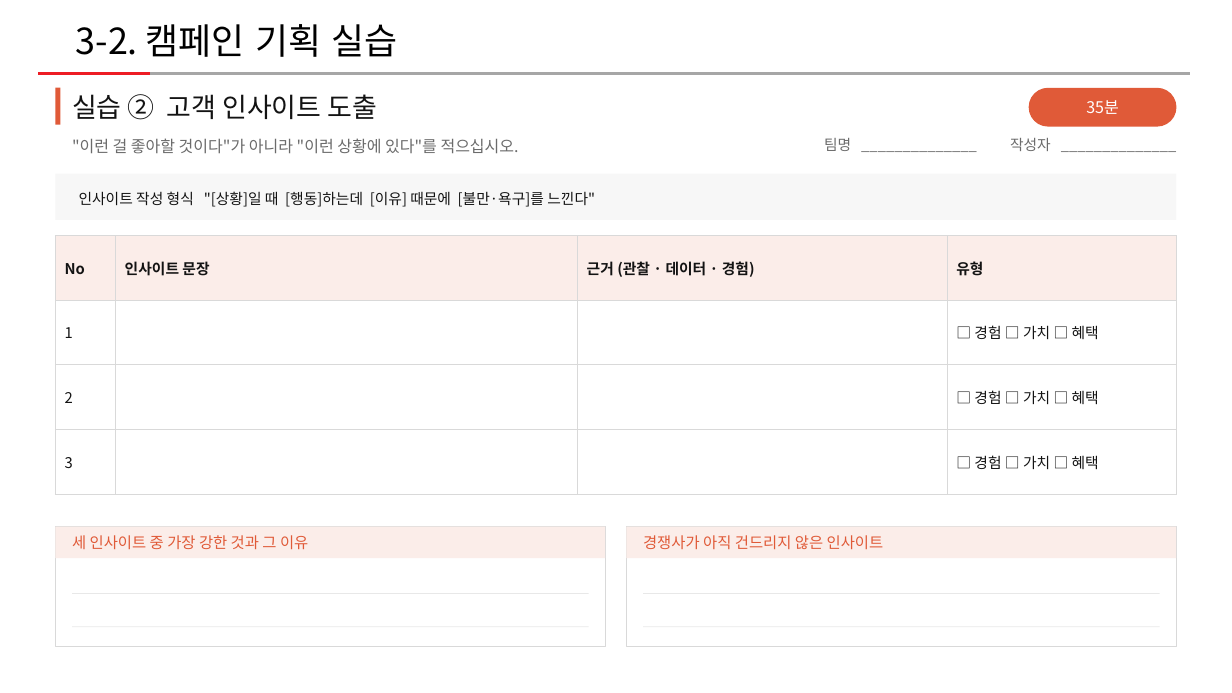
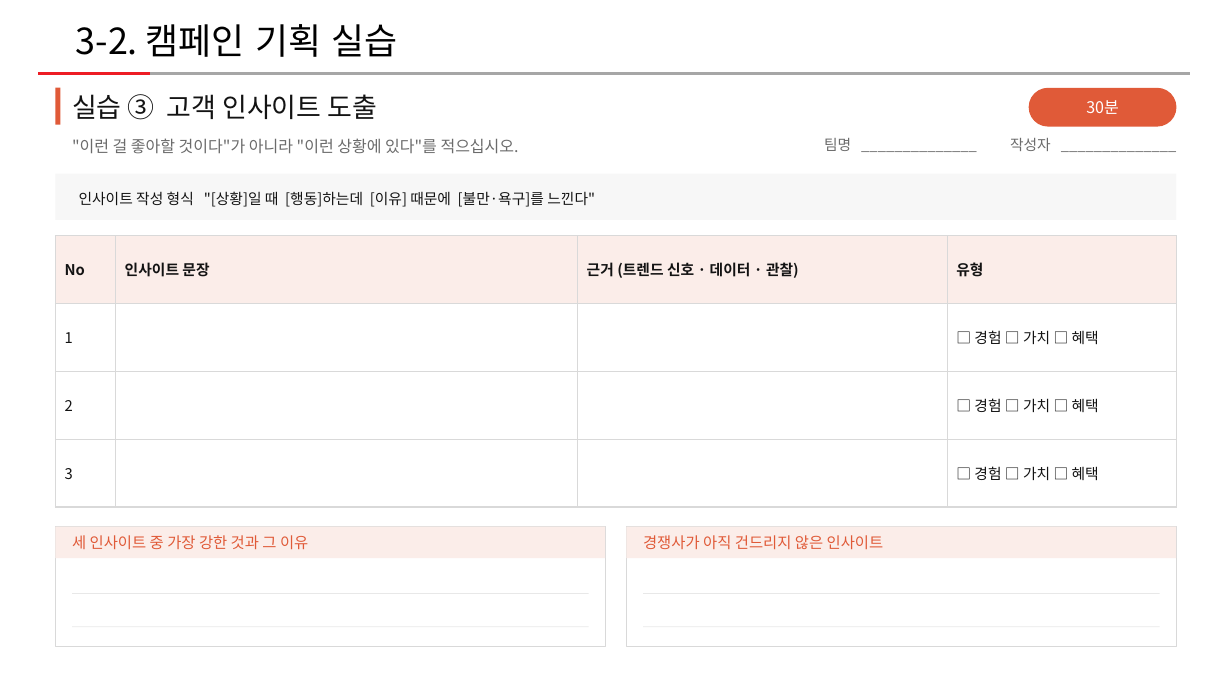
Before and after one commit to edupang79-crypto/alkom-marketing-game, a slide deck: slide 3 of templates/worksheet-3-2.pptx (slide 2 before the commit). Drawn at 1232x693 pixels with LibreOffice and Linux fonts; fonts in the diff are those of the drawing. Boxes give left, top, right and bottom in pixels: in the first picture for what was removed or moved away, otherwise in the second. Text is boxed around its words. In the diff, an @@ line names an element or a change of style, - is before the commit and + after.

```diff
--- a/templates/worksheet-3-2.pptx
+++ b/templates/worksheet-3-2.pptx
@@ text at (72, 94, 377, 120): text changed @@
-실습 ② 고객 인사이트 도출
+실습 ③ 고객 인사이트 도출
@@ text at (1086, 100, 1119, 114): text changed @@
-35분
+30분
@@ table at (55, 236, 1177, 507) @@
-row 1, column 3: 근거 (관찰 · 데이터 · 경험)
+row 1, column 3: 근거 (트렌드 신호 · 데이터 · 관찰)
```
Also in this commit, not shown: 10 other slides changed, 1 slide added, 9 other files.
